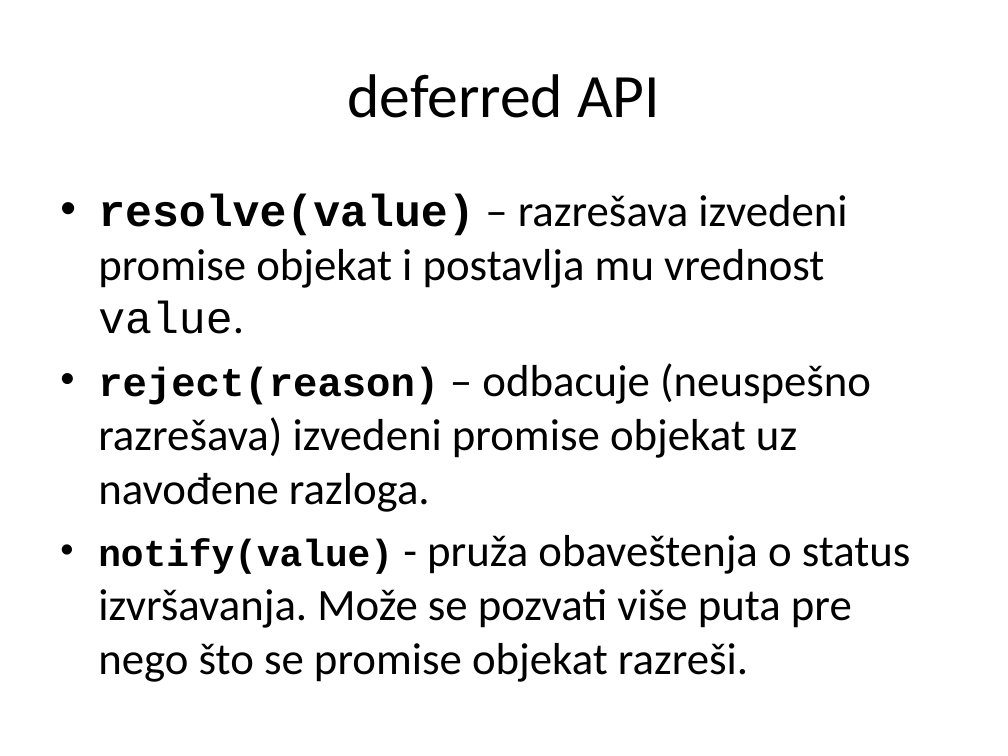
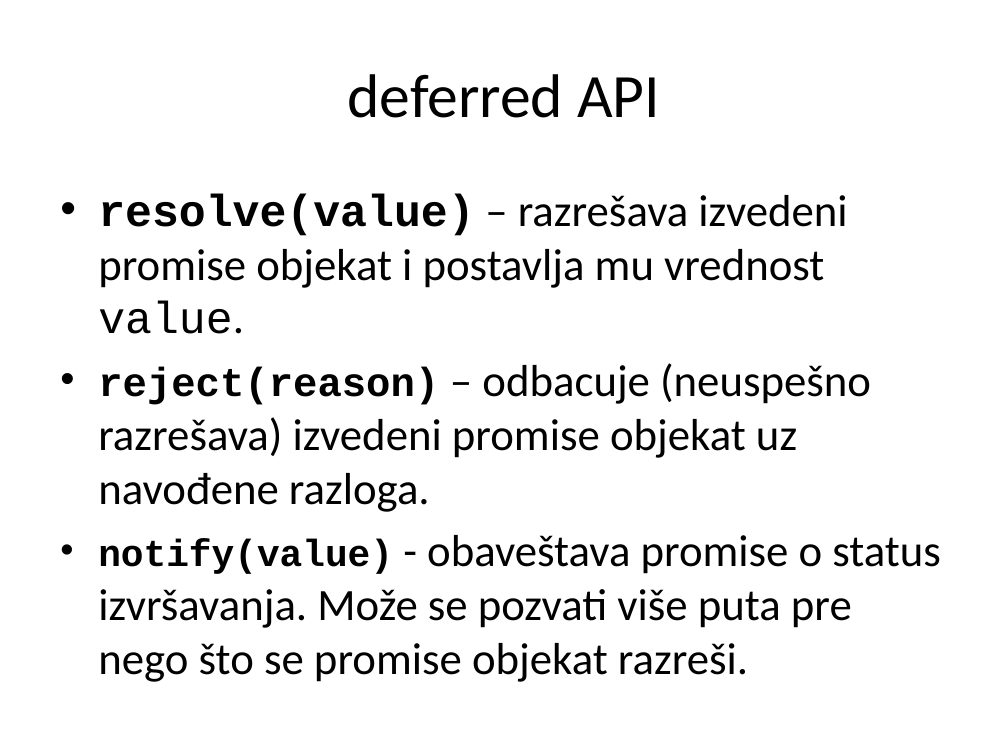
Before and after one commit to XWS2016/AngularJS, a slide deck: slide 23 of 01_Kontroleri/AngularJS_02_kontroleri.pptx (slide 20 before the commit). Drawn at 1008x756 pixels with LibreOffice and Linux fonts; fonts in the diff are those of the drawing. Boxes give left, top, right and bottom in pixels: in the first picture for what was removed or moved away, otherwise in the second. Text is boxed around its words. In the diff, an @@ line names an element or a change of style, - is before the commit and + after.

```diff
--- a/01_Kontroleri/AngularJS_02_kontroleri.pptx
+++ b/01_Kontroleri/AngularJS_02_kontroleri.pptx
@@ text at (98, 535, 941, 682): text changed @@
-• notify(value) - pruža obaveštenja o status izvršavanja. Može se pozvati više puta pre nego što se promise objekat razreši.
+• notify(value) - obaveštava promise o status izvršavanja. Može se pozvati više puta pre nego što se promise objekat razreši.
```
Also in this commit, not shown: 8 other slides changed, 3 slides added, 47 other files.
